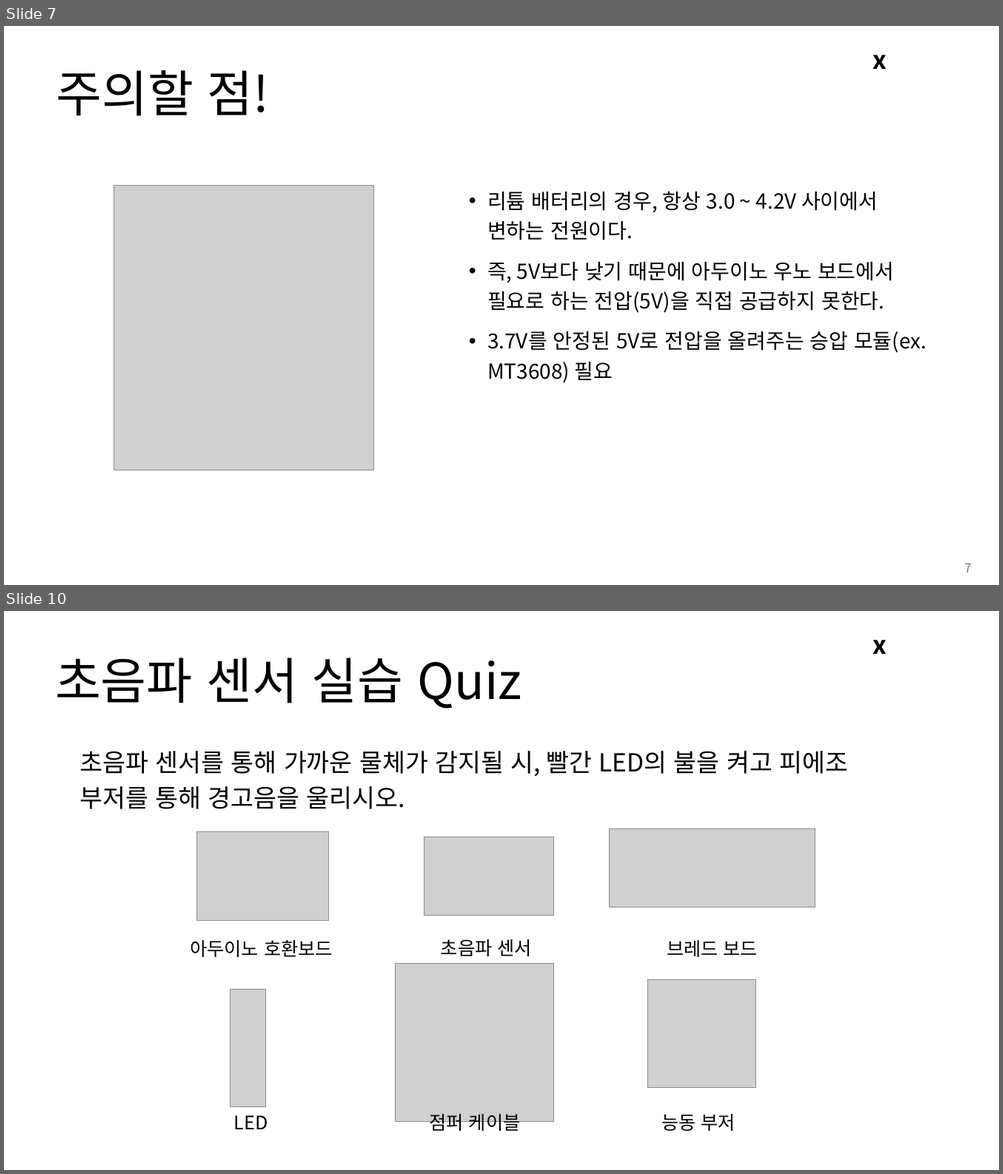
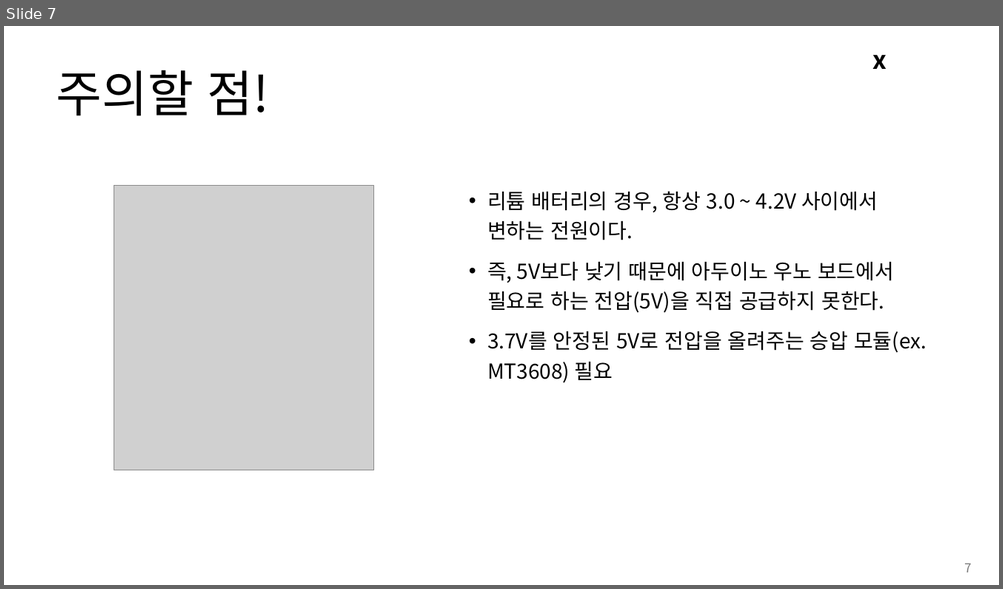
Before and after one commit to Leader-Lesson/KDT_RE_3rd, a slide deck: material/Arduino/05_태양광패널.pptx. Shown one above the other, each under a label of ours: slides 7 and 10 before the commit, slide 7 after it; the slides between them are not shown. The pictures are 1003x1174 and 1003x589 pixels, drawn with LibreOffice and Linux fonts; fonts in the diff are those of the drawing; grey boxes stand for pictures; background and template pictures are left out. Boxes give left, top, right and bottom in pixels: in the first picture for what was removed or moved away, otherwise in the second. Text is boxed around its words. In the diff, an @@ line names an element or a change of style, - is before the commit and + after.

```diff
--- a/material/Arduino/05_태양광패널.pptx
+++ b/material/Arduino/05_태양광패널.pptx
@@ slide 10 removed at <box>4,611,999,1170</box>, background #FFFFFF; not listed: 1 template element that a slide beside it also shows @@
@@ title removed at <box>55,658,521,709</box> @@
-초음파 센서 실습 Quiz
@@ text removed at <box>79,751,848,809</box> @@
-초음파 센서를 통해 가까운 물체가 감지될 시, 빨간 LED의 불을 켜고 피에조 부저를 통해 경고음을 울리시오.
@@ picture removed at <box>196,832,329,921</box> @@
@@ picture removed at <box>609,829,815,907</box> @@
@@ picture removed at <box>424,837,554,915</box> @@
@@ text removed at <box>190,940,333,957</box> @@
-아두이노 호환보드
@@ text removed at <box>441,940,532,957</box> @@
-초음파 센서
@@ text removed at <box>666,940,757,957</box> @@
-브레드 보드
@@ picture removed at <box>395,964,554,1122</box> @@
@@ picture removed at <box>648,980,755,1088</box> @@
@@ picture removed at <box>231,990,266,1107</box> @@
@@ text removed at <box>234,1116,268,1130</box> @@
-LED
@@ text removed at <box>429,1114,521,1134</box> @@
-점퍼 케이블
@@ text removed at <box>661,1114,735,1131</box> @@
-능동 부저
```
Also in this commit, not shown: 2 slides changed, 48 slides added, 4 other slides removed, 10 other files.
